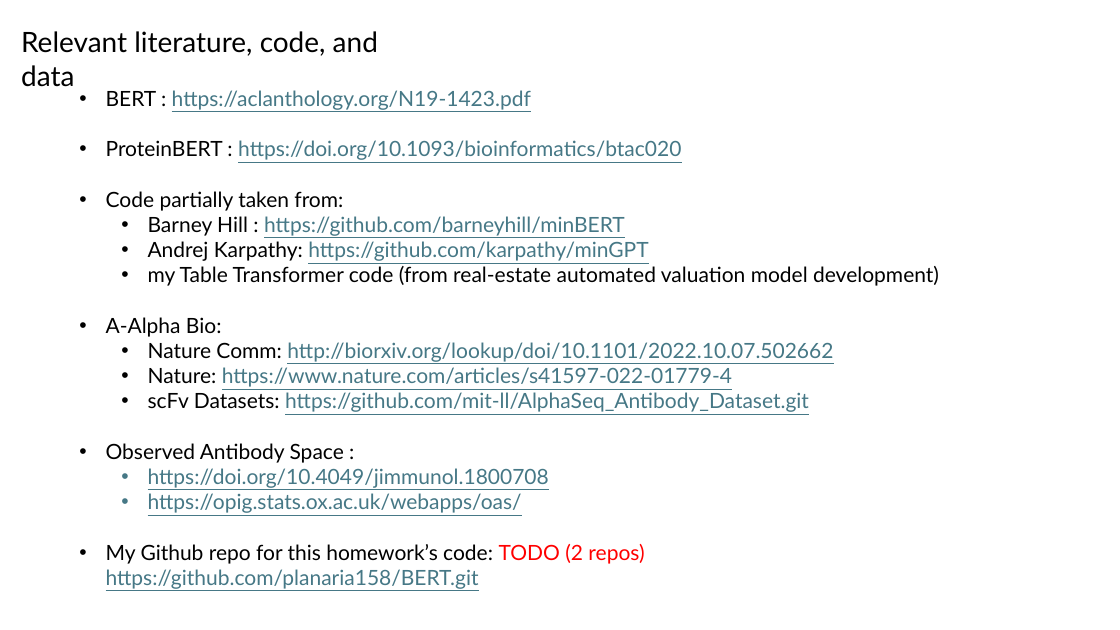
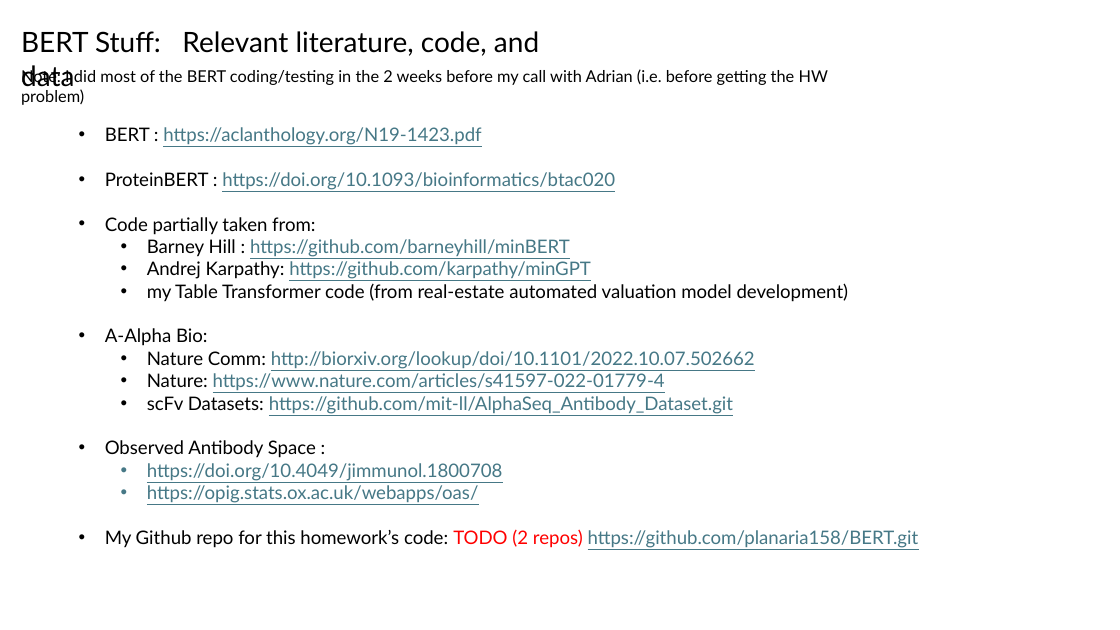
Before and after one commit to planaria158/BERT-antibody-antigen-binding-energy, a slide deck: slide 6 of Homework-aAlphaBio.pptx (slide 2 before the commit). Drawn at 1120x630 pixels with LibreOffice and Linux fonts; fonts in the diff are those of the drawing. Boxes give left, top, right and bottom in pixels: in the first picture for what was removed or moved away, otherwise in the second. Text is boxed around its words. In the diff, an @@ line names an element or a change of style, - is before the commit and + after.

```diff
--- a/Homework-aAlphaBio.pptx
+++ b/Homework-aAlphaBio.pptx
@@ text at (21,31,539,91): text changed @@
-Relevant literature, code, and data
+BERT Stuff: Relevant literature, code, and data
@@ text added at (21,69,828,105), 14 pt, text #000000 @@
+Note: I did most of the BERT coding/testing in the 2 weeks before my call with Adrian (i.e. before getting the HW problem)
@@ text "BERT : https://aclanthology.org/N19-1423.pdf": place and size @@
-text "BERT : https://aclanthology.org/N19-1423.pdf" at (106,90,939,589)
+text "BERT : https://aclanthology.org/N19-1423.pdf" at (105,127,919,548)
@@ text "BERT : https://aclanthology.org/N19-1423.pdf" at (105,127,919,548): size 18 to 16 pt @@
```
Also in this commit, not shown: 6 other files.
